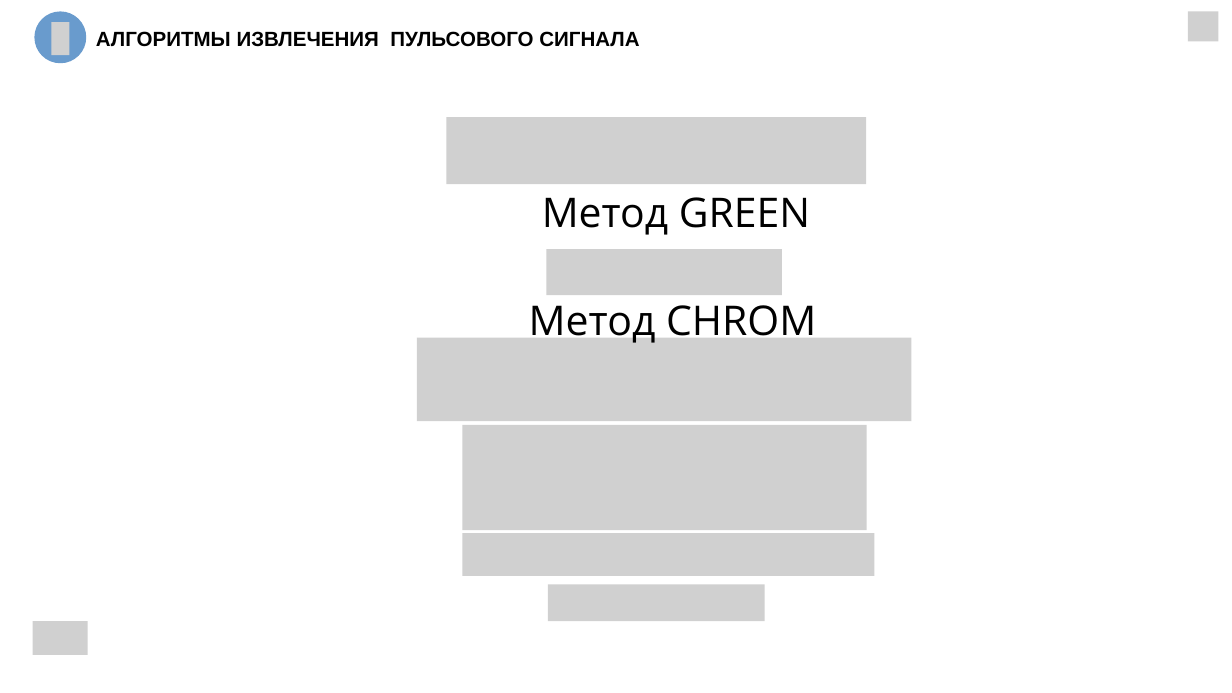
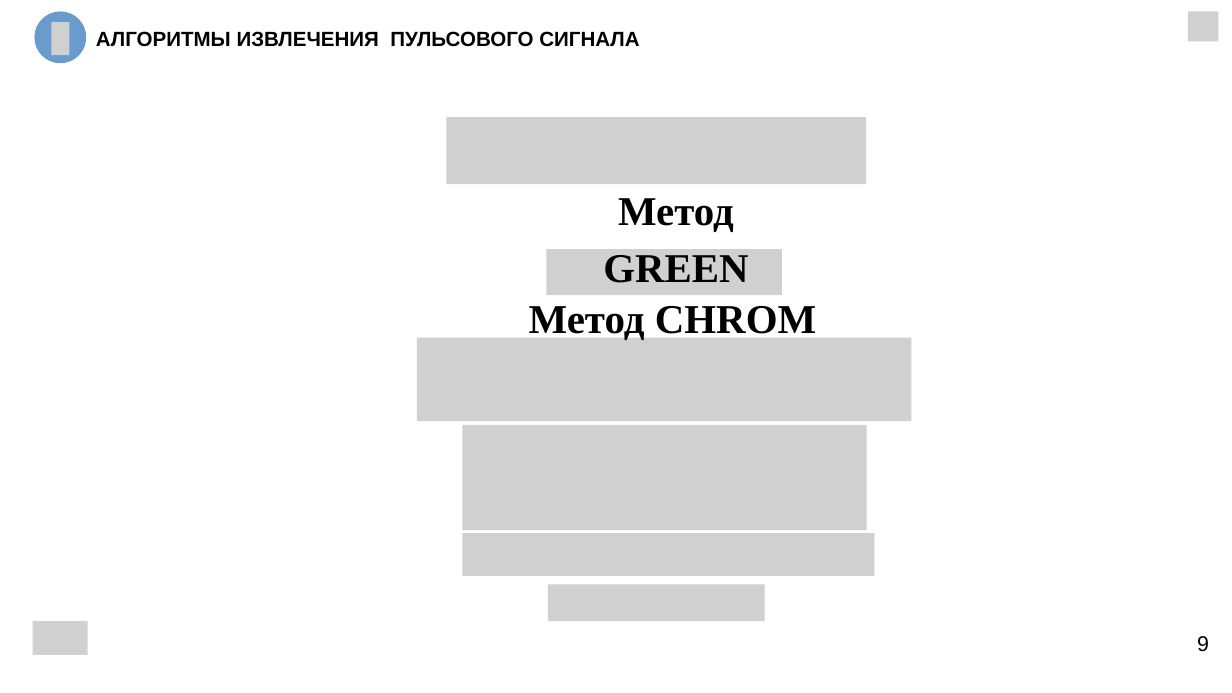
Before and after one commit to ByterGame/Coursework2026, a slide deck: slide 9 of Pyrkov.pptx. Drawn at 1232x693 pixels with LibreOffice and Linux fonts; fonts in the diff are those of the drawing; grey boxes stand for pictures. Boxes give left, top, right and bottom in pixels: in the first picture for what was removed or moved away, otherwise in the second. Text is boxed around its words. In the diff, an @@ line names an element or a change of style, - is before the commit and + after.

```diff
--- a/Pyrkov.pptx
+++ b/Pyrkov.pptx
@@ text "Метод GREEN" at [603,198,748,283]: font Open Sans to Times New Roman, bold on @@
@@ text "Метод CHROM" at [529,306,817,341]: font Open Sans to Times New Roman, bold on @@
@@ text added at [1197,636,1209,652], 25 pt, text #000000 @@
+9
```
Also in this commit, not shown: 12 other slides changed.
